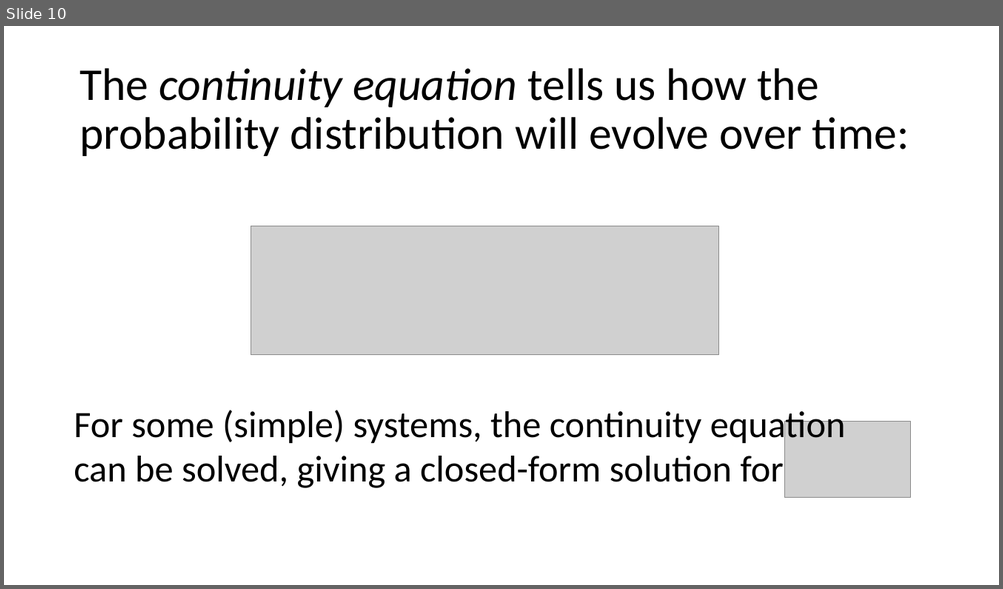
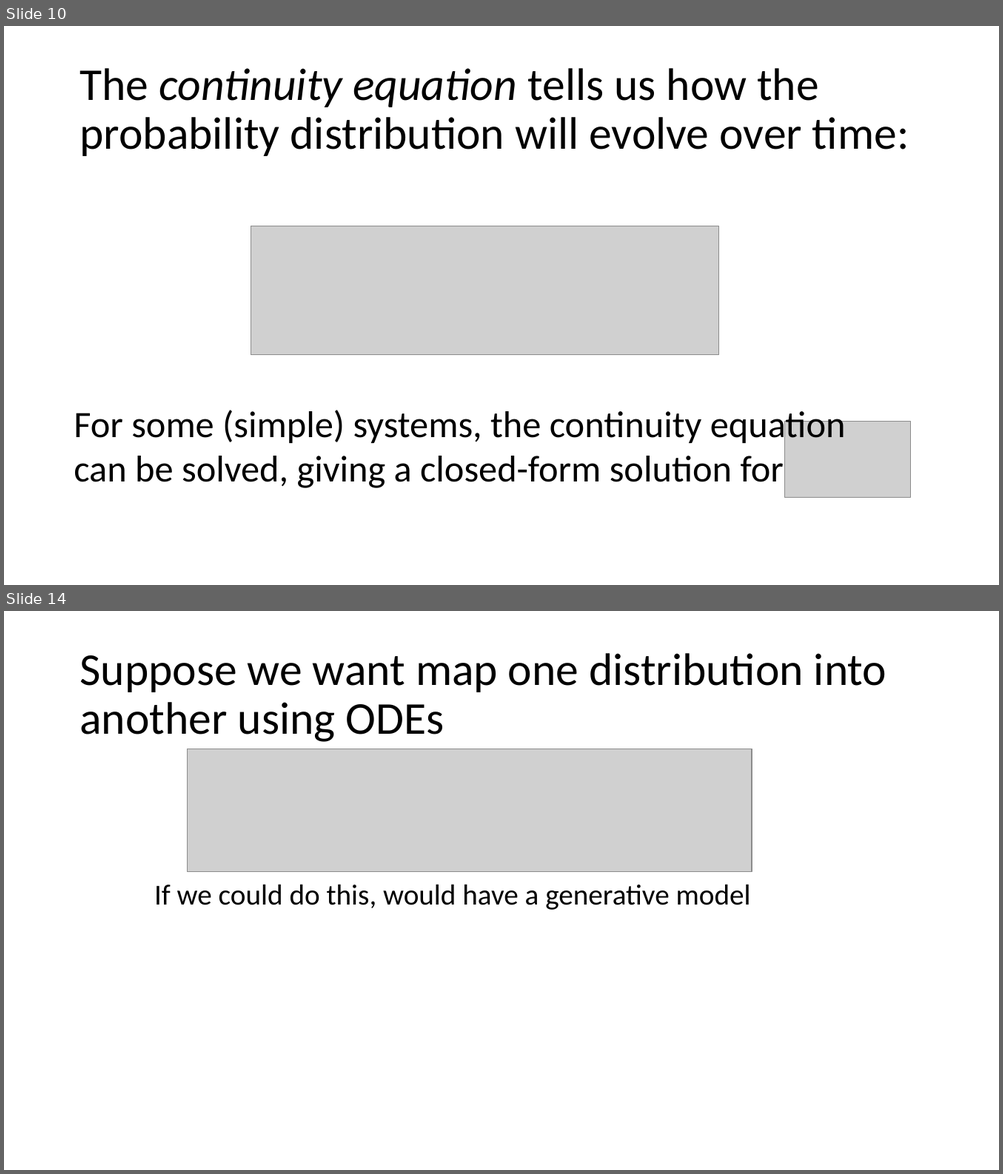
Before and after one commit to Dunni3/flowmatch_from_scratch, a slide deck: group_meeting_presentation.pptx. Shown one above the other, each under a label of ours: slide 10 before the commit, slides 10 and 14 after it; the slides between them are not shown. The pictures are 1003x589 and 1003x1174 pixels, drawn with LibreOffice and Linux fonts; fonts in the diff are those of the drawing; grey boxes stand for pictures. Boxes give left, top, right and bottom in pixels: in the first picture for what was removed or moved away, otherwise in the second. Text is boxed around its words. In the diff, an @@ line names an element or a change of style, - is before the commit and + after.

```diff
--- a/group_meeting_presentation.pptx
+++ b/group_meeting_presentation.pptx
@@ slide 14 added at (4,611,999,1170), background #FFFFFF @@
@@ title added at (79,653,886,742), 44 pt, text #000000 @@
+Suppose we want map one distribution into another using ODEs
@@ picture added at (187,749,751,872) @@
@@ text added at (154,884,751,910), 28 pt, text #000000 @@
+If we could do this, would have a generative model
```
Also in this commit, not shown: 2 slides changed, 10 other slides added, 1 other file.
